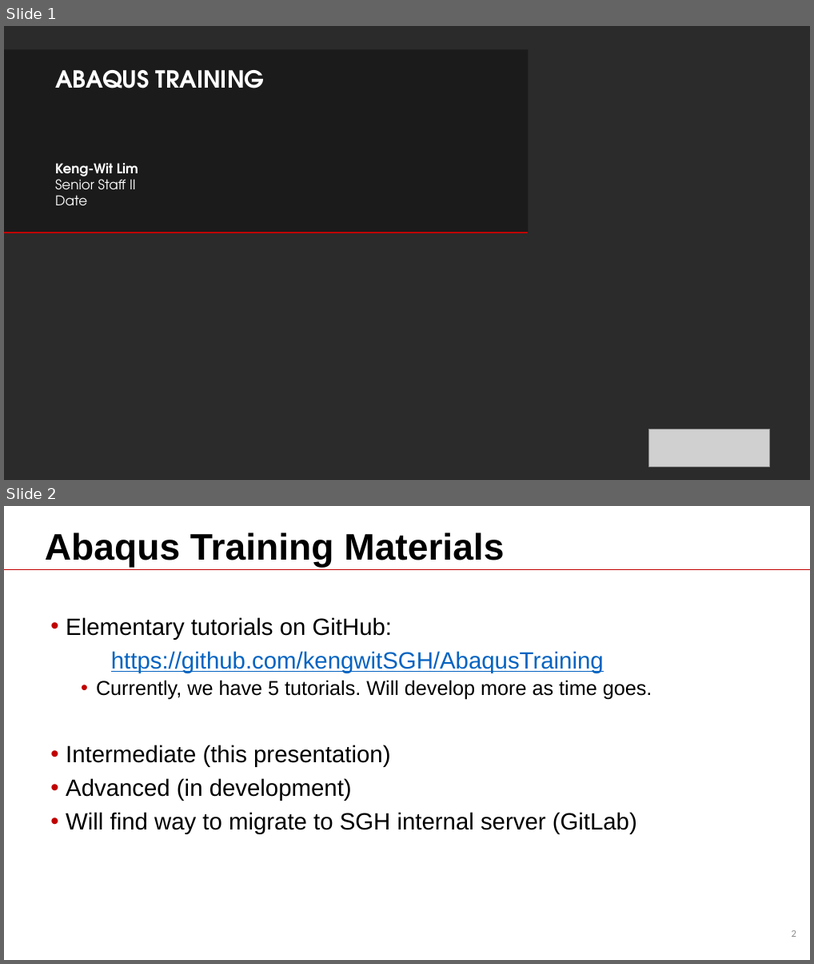
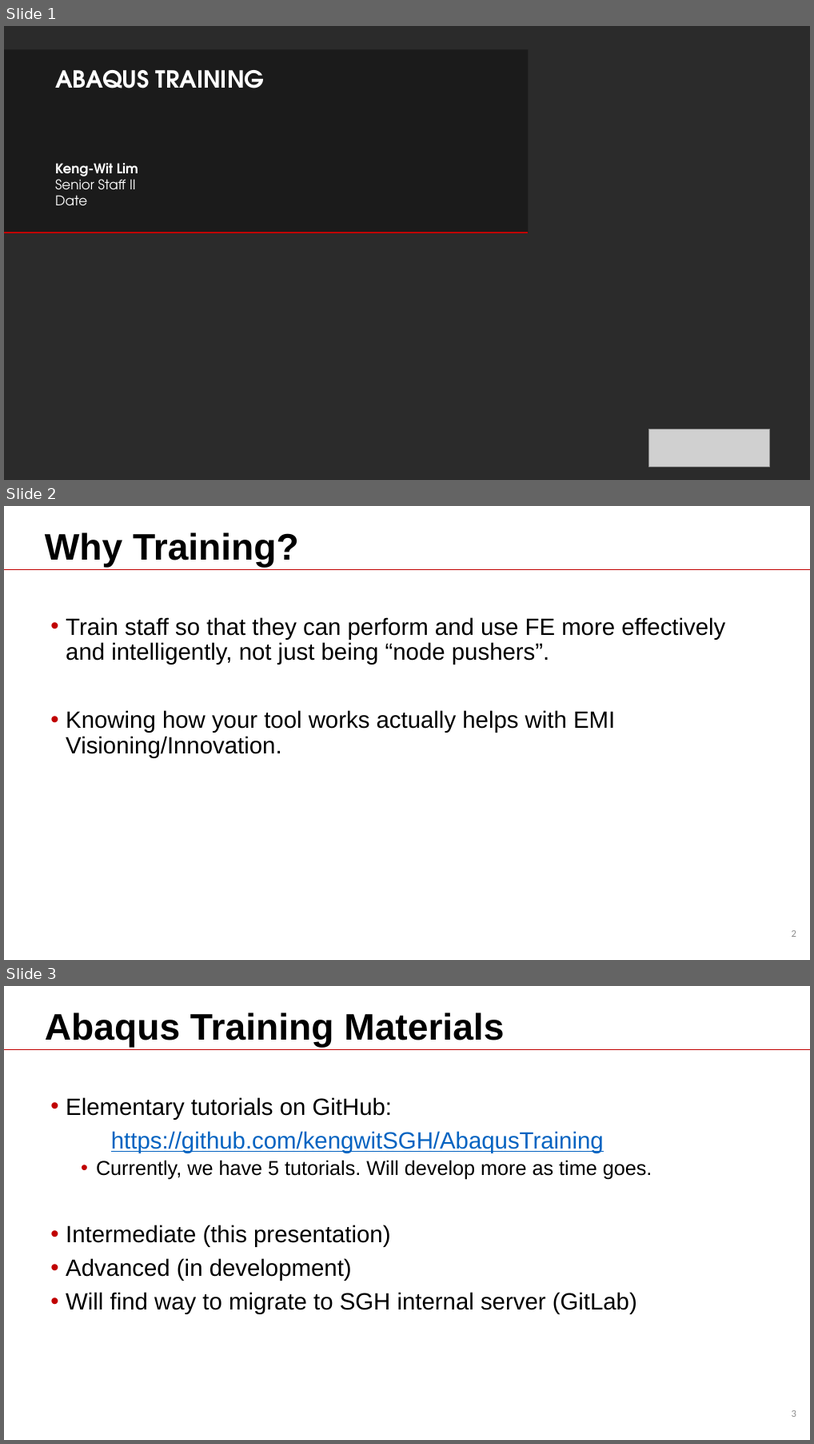
Before and after one commit to Batmanabcdefg/AbaqusTraining, a slide deck: Training.pptx. Shown one above the other, each under a label of ours: slides 1 and 2 before the commit, slides 1, 2 and 3 after it. The pictures are 814x964 and 814x1444 pixels, drawn with LibreOffice and Linux fonts; fonts in the diff are those of the drawing; grey boxes stand for pictures; background and template pictures are left out; a plain dark background stands for a picture behind light text. Boxes give left, top, right and bottom in pixels: in the first picture for what was removed or moved away, otherwise in the second. Text is boxed around its words. In the diff, an @@ line names an element or a change of style, - is before the commit and + after.

```diff
--- a/Training.pptx
+++ b/Training.pptx
@@ slide 2 added at (x1=4, y1=506, x2=810, y2=960), background #FFFFFF; not listed: 2 template elements that a slide beside it also shows @@
@@ title added at (x1=45, y1=532, x2=299, y2=568), 44 pt, text #000000, bold @@
+Why Training?
@@ text added at (x1=66, y1=617, x2=726, y2=757), 28 pt, text #000000 @@
+• Train staff so that they can perform and use FE more effectively and intelligently, not just being “node pushers”.
+• Knowing how your tool works actually helps with EMI Visioning/Innovation.
@@ what was slide 2 is now slide 3 @@
```
Also in this commit, not shown: 2 slides changed, 3 other slides added.
